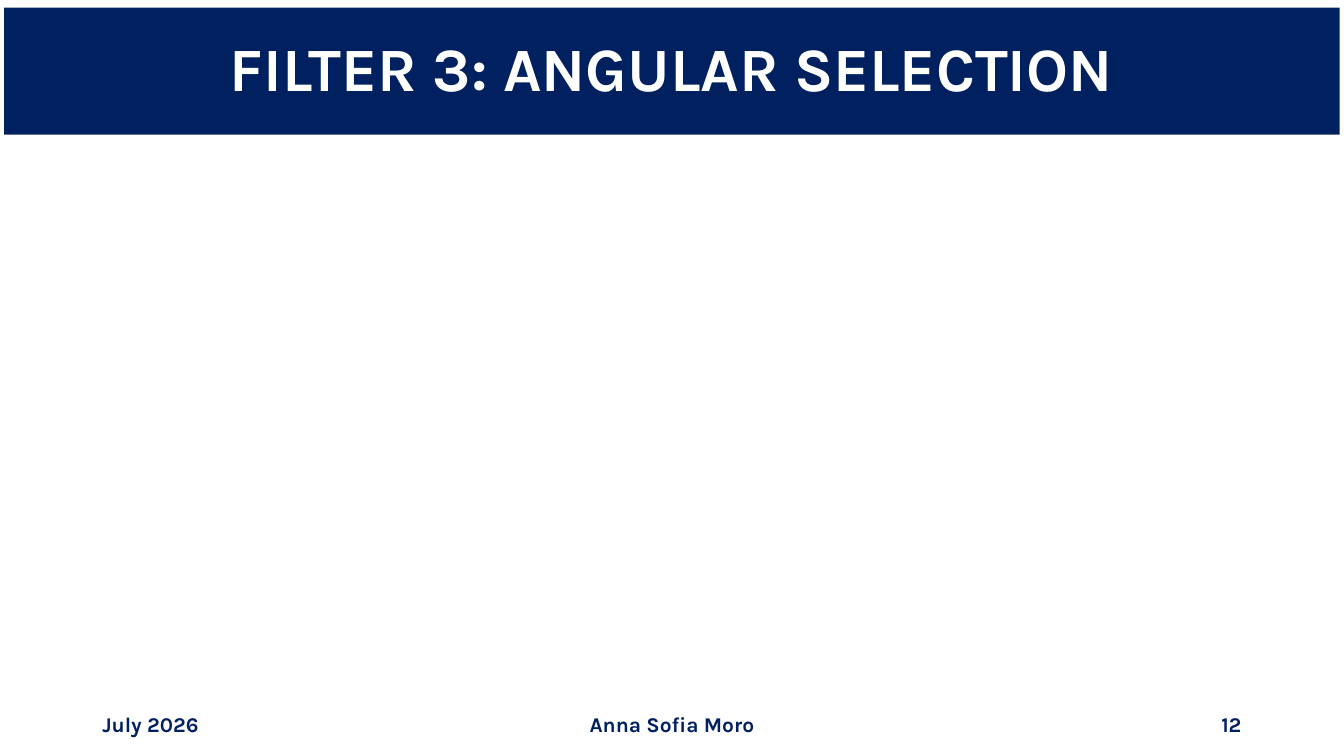
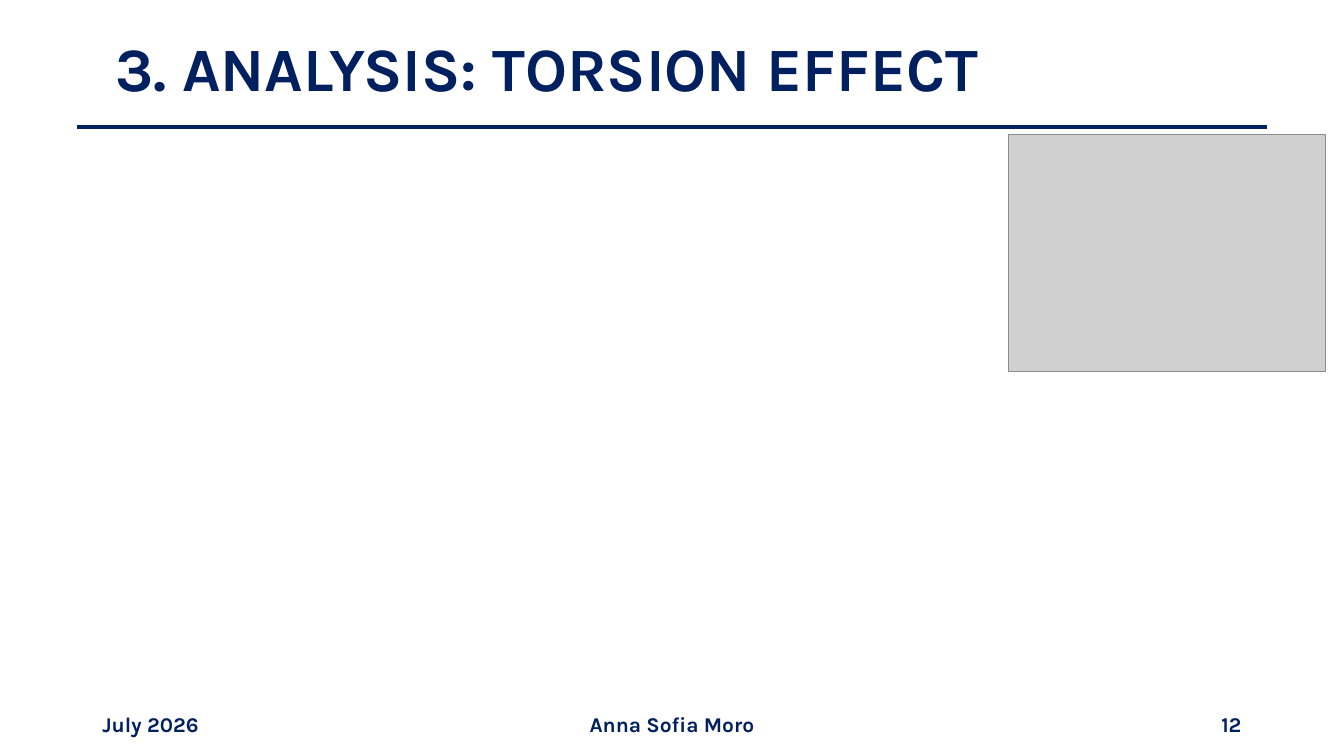
Before and after one commit to annaasofia/tesi, a slide deck: slide 12 of slides/week4.pptx. Drawn at 1344x756 pixels with LibreOffice and Linux fonts; fonts in the diff are those of the drawing; grey boxes stand for pictures. Boxes give left, top, right and bottom in pixels: in the first picture for what was removed or moved away, otherwise in the second. Text is boxed around its words. In the diff, an @@ line names an element or a change of style, - is before the commit and + after.

```diff
--- a/slides/week4.pptx
+++ b/slides/week4.pptx
@@ title "3. ANALYSIS: TORSION EFFECT": place and size @@
-title "3. ANALYSIS: TORSION EFFECT" at (4, 8, 1340, 135)
+title "3. ANALYSIS: TORSION EFFECT" at (115, 50, 978, 92)
@@ title "3. ANALYSIS: TORSION EFFECT" at (115, 50, 978, 92): fill #002060 to none @@
@@ title at (115, 50, 978, 92): text changed; text colour #FFFFFF to #002060 @@
-FILTER 3: ANGULAR SELECTION
+3. ANALYSIS: TORSION EFFECT
@@ line added from (77, 127) to (1267, 127), #002060 3 pt @@
@@ picture added at (1009, 135, 1326, 372) @@
```
Also in this commit, not shown: 18 other slides changed, 6 slides added, 6 slides removed, 2 other files.
